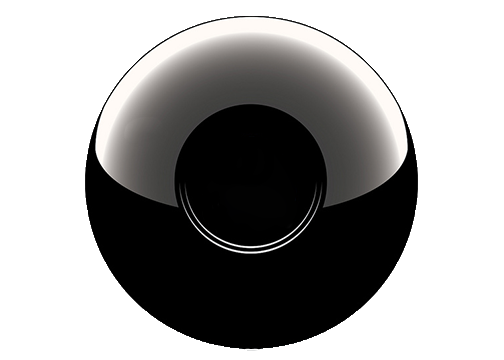
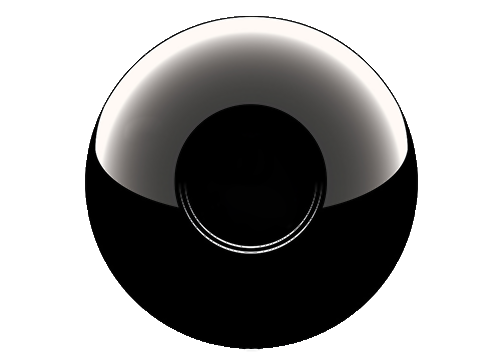
Revision of a layered (504, 360) image; what changed, layer by layer:
"Layer 0": blend normal → soft light, painted on it over box(85, 16, 418, 352)
